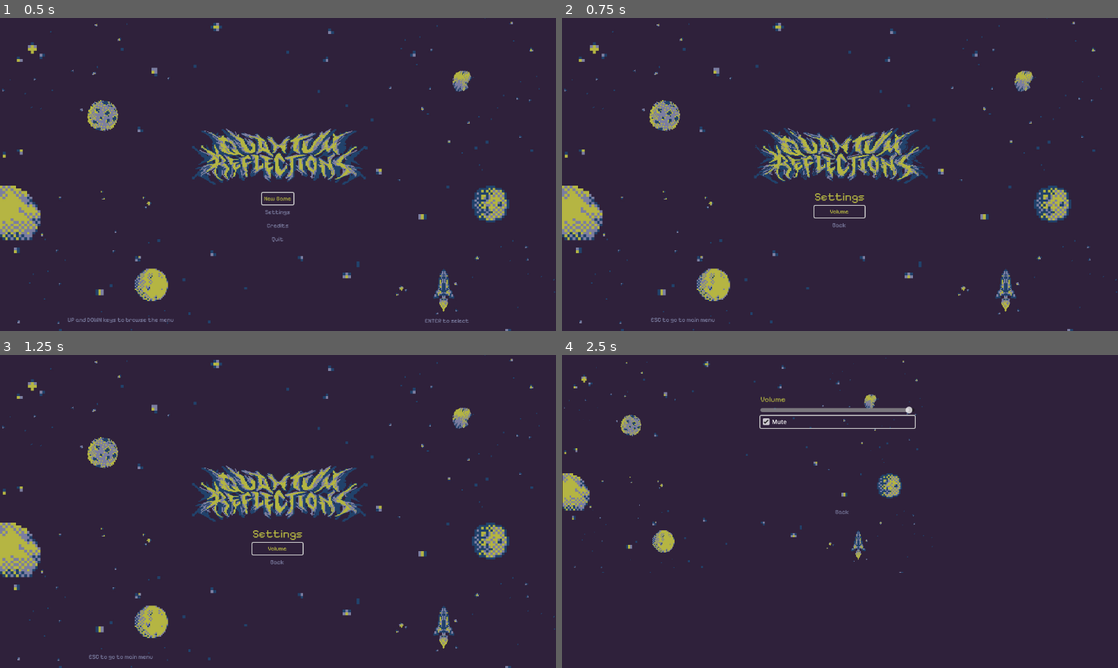
Above: before the commit, frames 1-4 (two rows, left to right).
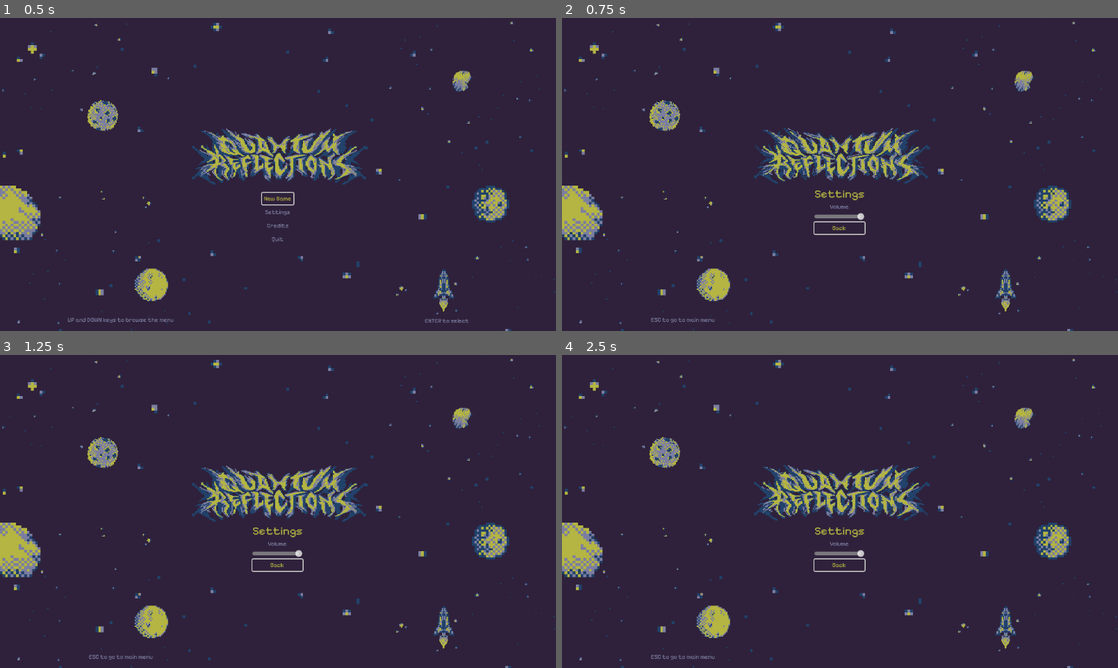
Above: after the commit, the same moments.

Repository: iparosds/Quantum-Reflections
Game: Godot game, scene res://scenes/menu.tscn
The game is run twice, just before and just after one commit, with the same random seed, the same clock (stepped at 60 frames per second) and the same inputs.
Inputs (mouse positions are in pixels of both pictures, inside the frame that each line leads up to):
- Up to frame 1 (0.5 s): no input
- Up to frame 2 (0.75 s): click "Settings" at 0.5 s
- Up to frame 3 (1.25 s): no input
- Up to frame 4 (2.5 s): click (840, 549) at 1.25 s, where only the run before the commit has a clickable "Volume"; click (840, 420) at 2 s, where only the run before the commit has a clickable "Mute"

Frame 1 is identical in both runs. In frame 2, 0.5% of the frame differs, in the area x 45-55%, y 55-70%; in frame 3, 0.5%; in frame 4, 9.5%, in the area x 0-100%, y 0-100%.

Commit message:
abrir controle de volume diretamente em Settings [issue: #10]

Diff:
--- a/default_bus_layout.tres
+++ b/default_bus_layout.tres
@@ -1,4 +1,4 @@
 [gd_resource type="AudioBusLayout" format=3 uid="uid://be5kbme8mkoqh"]
 
 [resource]
-bus/0/volume_db = -0.330477
+bus/0/volume_db = -15.1981
--- a/scenes/settings_menu.tscn
+++ b/scenes/settings_menu.tscn
@@ -88,7 +88,7 @@
 texture = ExtResource("2_14wrj")
 expand_mode = 2
 
-[node name="MarginContainer2" type="MarginContainer" parent="."]
+[node name="MarginContainer" type="MarginContainer" parent="."]
 anchors_preset = -1
 anchor_left = 0.5
 anchor_top = 0.608
@@ -105,36 +105,46 @@
 theme = SubResource("Theme_n35ux")
 theme_override_constants/margin_bottom = 36
 
-[node name="VBoxContainer" type="VBoxContainer" parent="MarginContainer2"]
+[node name="AnimatedLogo" type="AnimatedSprite2D" parent="MarginContainer"]
+position = Vector2(70, -31)
+sprite_frames = SubResource("SpriteFrames_fb6cq")
+autoplay = "default"
+
+[node name="ButtonsContainer" type="VBoxContainer" parent="MarginContainer"]
 layout_mode = 2
 size_flags_horizontal = 4
 size_flags_vertical = 4
 size_flags_stretch_ratio = 0.0
 theme = SubResource("Theme_n35ux")
 
-[node name="Label" type="Label" parent="MarginContainer2/VBoxContainer"]
+[node name="SettingsLabel" type="Label" parent="MarginContainer/ButtonsContainer"]
 layout_mode = 2
 size_flags_horizontal = 4
 theme_override_colors/font_color = Color(0.705882, 0.709804, 0.258824, 1)
 theme_override_fonts/font = ExtResource("2_5ttin")
 text = "Settings"
 
-[node name="Volume" type="Button" parent="MarginContainer2/VBoxContainer"]
+[node name="VolumeLabel" type="Label" parent="MarginContainer/ButtonsContainer"]
 layout_mode = 2
-focus_neighbor_top = NodePath("../Back")
-focus_neighbor_bottom = NodePath("../Back")
-theme_override_colors/font_hover_color = Color(0.705882, 0.709804, 0.258824, 1)
 theme_override_colors/font_color = Color(0.486275, 0.494118, 0.631373, 1)
-theme_override_colors/font_focus_color = Color(0.705882, 0.709804, 0.258824, 1)
 theme_override_fonts/font = ExtResource("2_5ttin")
 theme_override_font_sizes/font_size = 12
 text = "Volume"
-flat = true
+horizontal_alignment = 1
+vertical_alignment = 1
 
-[node name="Back" type="Button" parent="MarginContainer2/VBoxContainer"]
+[node name="Volume" type="HSlider" parent="MarginContainer/ButtonsContainer"]
 layout_mode = 2
-focus_neighbor_top = NodePath("../Volume")
-focus_neighbor_bottom = NodePath("../Volume")
+size_flags_vertical = 4
+focus_neighbor_top = NodePath("../Back")
+focus_neighbor_bottom = NodePath("../Back")
+min_value = -45.0
+max_value = -15.0
+step = 2.0
+value = -15.0
+
+[node name="Back" type="Button" parent="MarginContainer/ButtonsContainer"]
+layout_mode = 2
 theme_override_colors/font_hover_color = Color(0.705882, 0.709804, 0.258824, 1)
 theme_override_colors/font_color = Color(0.486275, 0.494118, 0.631373, 1)
 theme_override_colors/font_focus_color = Color(0.705882, 0.709804, 0.258824, 1)
@@ -142,11 +152,6 @@
 theme_override_font_sizes/font_size = 12
 text = "Back"
 flat = true
-
-[node name="AnimatedSprite2D" type="AnimatedSprite2D" parent="MarginContainer2"]
-position = Vector2(70, -31)
-sprite_frames = SubResource("SpriteFrames_fb6cq")
-autoplay = "default"
 
 [node name="down_sound" type="AudioStreamPlayer" parent="."]
 stream = ExtResource("2_mrlip")
@@ -170,7 +175,6 @@
 horizontal_alignment = 1
 vertical_alignment = 1
 
-[connection signal="mouse_entered" from="MarginContainer2/VBoxContainer/Volume" to="." method="_on_volume_mouse_entered"]
-[connection signal="pressed" from="MarginContainer2/VBoxContainer/Volume" to="." method="_on_volume_pressed"]
-[connection signal="mouse_entered" from="MarginContainer2/VBoxContainer/Back" to="." method="_on_back_mouse_entered"]
-[connection signal="pressed" from="MarginContainer2/VBoxContainer/Back" to="." method="_on_back_pressed"]
+[connection signal="value_changed" from="MarginContainer/ButtonsContainer/Volume" to="." method="_on_volume_value_changed"]
+[connection signal="mouse_entered" from="MarginContainer/ButtonsContainer/Back" to="." method="_on_back_mouse_entered"]
+[connection signal="pressed" from="MarginContainer/ButtonsContainer/Back" to="." method="_on_back_pressed"]
--- a/scenes/volume.tscn
+++ /dev/null
@@ -1,107 +0,0 @@
-[gd_scene load_steps=7 format=3 uid="uid://bv2p8neuwavxs"]
-
-[ext_resource type="Script" uid="uid://dqtl0c70ldqwm" path="res://scripts/volume.gd" id="1_efkki"]
-[ext_resource type="FontFile" uid="uid://d3qxk71omhsy" path="res://assets/font/PixelifySans-VariableFont_wght.ttf" id="2_75e1g"]
-[ext_resource type="AudioStream" uid="uid://bnr2bup87a15w" path="res://assets/sounds/MENU SOUND - SELECT.wav" id="3_mr224"]
-[ext_resource type="Texture2D" uid="uid://jvmip0bjonjh" path="res://assets/sprites/bg menu.jpg" id="3_v6mll"]
-[ext_resource type="AudioStream" uid="uid://ttsymx30w523" path="res://assets/sounds/MENU SOUND - DOWN.wav" id="4_4fa2d"]
-
-[sub_resource type="LabelSettings" id="LabelSettings_1m1bf"]
-font = ExtResource("2_75e1g")
-font_color = Color(0.705882, 0.709804, 0.258824, 1)
-
-[node name="Volume" type="Control"]
-layout_mode = 3
-anchors_preset = 15
-anchor_right = 1.0
-anchor_bottom = 1.0
-offset_left = 4.0
-offset_top = 1.0
-offset_right = 4.0
-offset_bottom = 1.0
-grow_horizontal = 2
-grow_vertical = 2
-size_flags_horizontal = 4
-size_flags_vertical = 4
-script = ExtResource("1_efkki")
-
-[node name="Sprite2D" type="Sprite2D" parent="."]
-position = Vector2(381, 228)
-scale = Vector2(0.4, 0.412037)
-texture = ExtResource("3_v6mll")
-
-[node name="MarginContainer" type="MarginContainer" parent="."]
-layout_mode = 1
-anchors_preset = 15
-anchor_right = 1.0
-anchor_bottom = 1.0
-offset_left = 407.0
-offset_top = 81.0
-offset_right = -425.0
-offset_bottom = -222.0
-grow_horizontal = 2
-grow_vertical = 2
-
-[node name="VBoxContainer" type="VBoxContainer" parent="MarginContainer"]
-layout_mode = 2
-
-[node name="Label2" type="Label" parent="MarginContainer/VBoxContainer"]
-layout_mode = 2
-text = "Volume"
-label_settings = SubResource("LabelSettings_1m1bf")
-
-[node name="Volume" type="HSlider" parent="MarginContainer/VBoxContainer"]
-layout_mode = 2
-size_flags_vertical = 4
-focus_neighbor_top = NodePath("../../../Back")
-focus_neighbor_bottom = NodePath("../CheckBox")
-min_value = -80.0
-max_value = 1.0
-step = 0.001
-
-[node name="CheckBox" type="CheckBox" parent="MarginContainer/VBoxContainer"]
-layout_mode = 2
-size_flags_vertical = 4
-focus_neighbor_top = NodePath("../Volume")
-focus_neighbor_bottom = NodePath("../../../Back")
-theme_override_colors/font_hover_color = Color(0.705882, 0.709804, 0.258824, 1)
-theme_override_colors/font_pressed_color = Color(0.486275, 0.494118, 0.631373, 1)
-theme_override_colors/font_focus_color = Color(0.705882, 0.709804, 0.258824, 1)
-theme_override_colors/font_color = Color(0.486275, 0.494118, 0.631373, 1)
-theme_override_font_sizes/font_size = 12
-text = "Mute"
-expand_icon = true
-
-[node name="select_sound" type="AudioStreamPlayer" parent="."]
-stream = ExtResource("3_mr224")
-
-[node name="down_sound" type="AudioStreamPlayer" parent="."]
-stream = ExtResource("4_4fa2d")
-
-[node name="Back" type="Button" parent="."]
-layout_mode = 1
-anchors_preset = 8
-anchor_left = 0.5
-anchor_top = 0.5
-anchor_right = 0.5
-anchor_bottom = 0.5
-offset_left = -18.5
-offset_top = -12.0
-offset_right = 18.5
-offset_bottom = 12.0
-grow_horizontal = 2
-grow_vertical = 2
-focus_neighbor_top = NodePath("../MarginContainer/VBoxContainer/CheckBox")
-focus_neighbor_bottom = NodePath("../MarginContainer/VBoxContainer/Volume")
-theme_override_colors/font_hover_color = Color(0.705882, 0.709804, 0.258824, 1)
-theme_override_colors/font_focus_color = Color(0.705882, 0.709804, 0.258824, 1)
-theme_override_colors/font_color = Color(0.486275, 0.494118, 0.631373, 1)
-theme_override_fonts/font = ExtResource("2_75e1g")
-theme_override_font_sizes/font_size = 12
-text = "Back"
-flat = true
-
-[connection signal="value_changed" from="MarginContainer/VBoxContainer/Volume" to="." method="_on_volume_value_changed"]
-[connection signal="toggled" from="MarginContainer/VBoxContainer/CheckBox" to="." method="_on_check_box_toggled"]
-[connection signal="mouse_entered" from="Back" to="." method="_on_back_mouse_entered"]
-[connection signal="pressed" from="Back" to="." method="_on_back_pressed"]
--- a/scripts/settings_menu.gd
+++ b/scripts/settings_menu.gd
@@ -1,18 +1,32 @@
 extends CanvasLayer
-@onready var volume: Button = $MarginContainer2/VBoxContainer/Volume
-@onready var back: Button = $MarginContainer2/VBoxContainer/Back
+
+@onready var volume: HSlider = $MarginContainer/ButtonsContainer/Volume
+@onready var back: Button = $MarginContainer/ButtonsContainer/Back
 
 
 func _ready():
-	volume.grab_focus()
+	back.grab_focus()
+
 
 func _on_volume_pressed() -> void:
 	$select_sound.play()
-	get_tree().change_scene_to_file("res://scenes/volume.tscn")
+
+
+func _on_volume_mouse_entered() -> void:
+	$down_sound.play()
+
+
+func _on_volume_value_changed(value: float) -> void:
+	AudioServer.set_bus_volume_db(0,value)
+
 
 func _on_back_pressed() -> void:
 	$select_sound.play()
 	get_tree().change_scene_to_file("res://scenes/menu.tscn")
+
+
+func _on_back_mouse_entered() -> void:
+	$down_sound.play()
 
 
 func _physics_process(delta):
@@ -25,9 +39,3 @@
 	if Input.is_action_just_pressed("back"):
 		$back_sound.play()
 		get_tree().change_scene_to_file("res://scenes/menu.tscn")
-
-
-func _on_volume_mouse_entered() -> void:
-	$down_sound.play()
-func _on_back_mouse_entered() -> void:
-	$down_sound.play()
--- a/scripts/volume.gd
+++ /dev/null
@@ -1,18 +0,0 @@
-extends Control
-
-@onready var back = $Back as Button
-
-func _ready():
-	back.grab_focus()
-
-func _on_volume_value_changed(value: float) -> void:
-	AudioServer.set_bus_volume_db(0,value)
-func _on_check_box_toggled(toggled_on: bool) -> void:
-	AudioServer.set_bus_mute(0,toggled_on)
-
-func _on_back_pressed() -> void:
-	$select_sound.play()
-	get_tree().change_scene_to_file("res://scenes/menu.tscn")
-
-func _on_back_mouse_entered() -> void:
-	$down_sound.play()
Not shown: 1 places in scenes/menu.tscn that only renumber resources
Not shown, removed: scripts/volume.gd.uid
